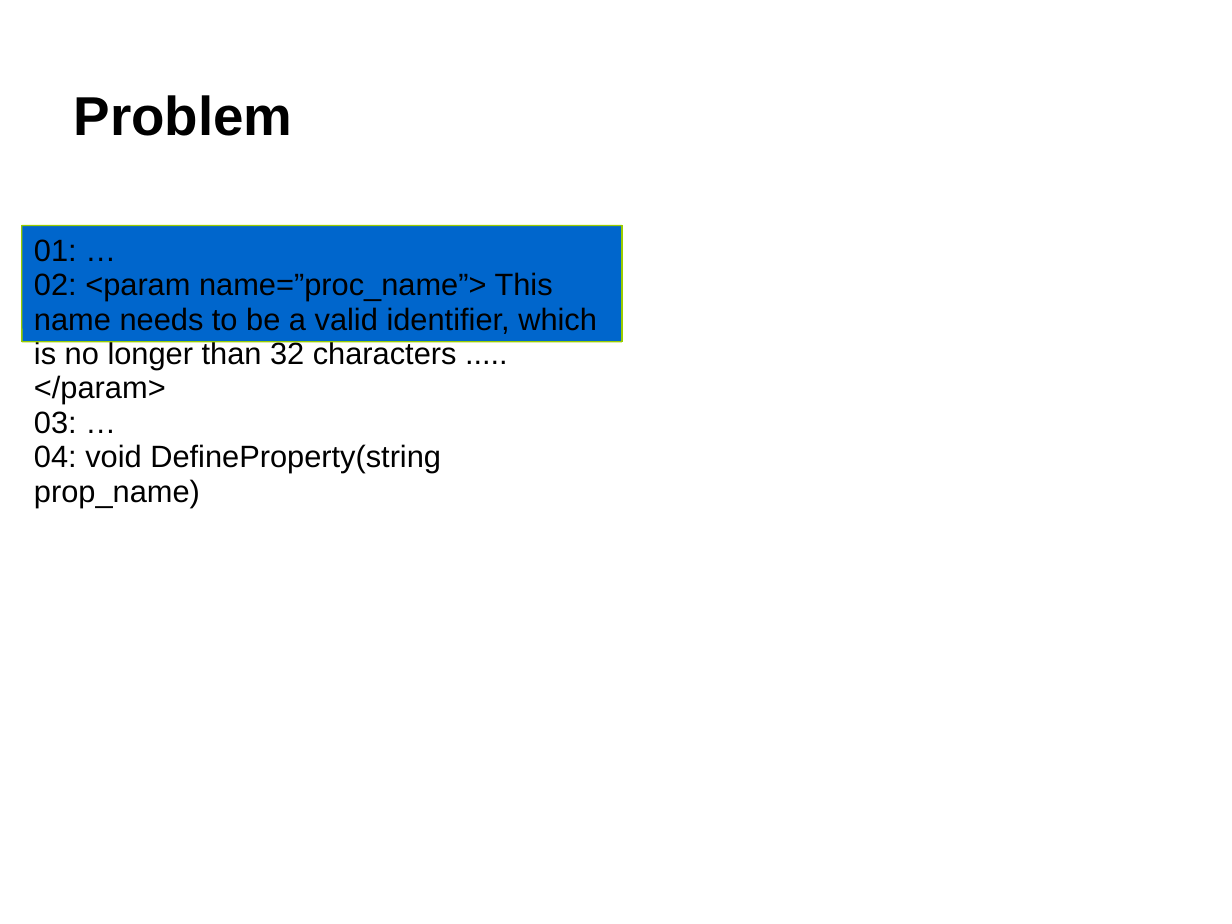
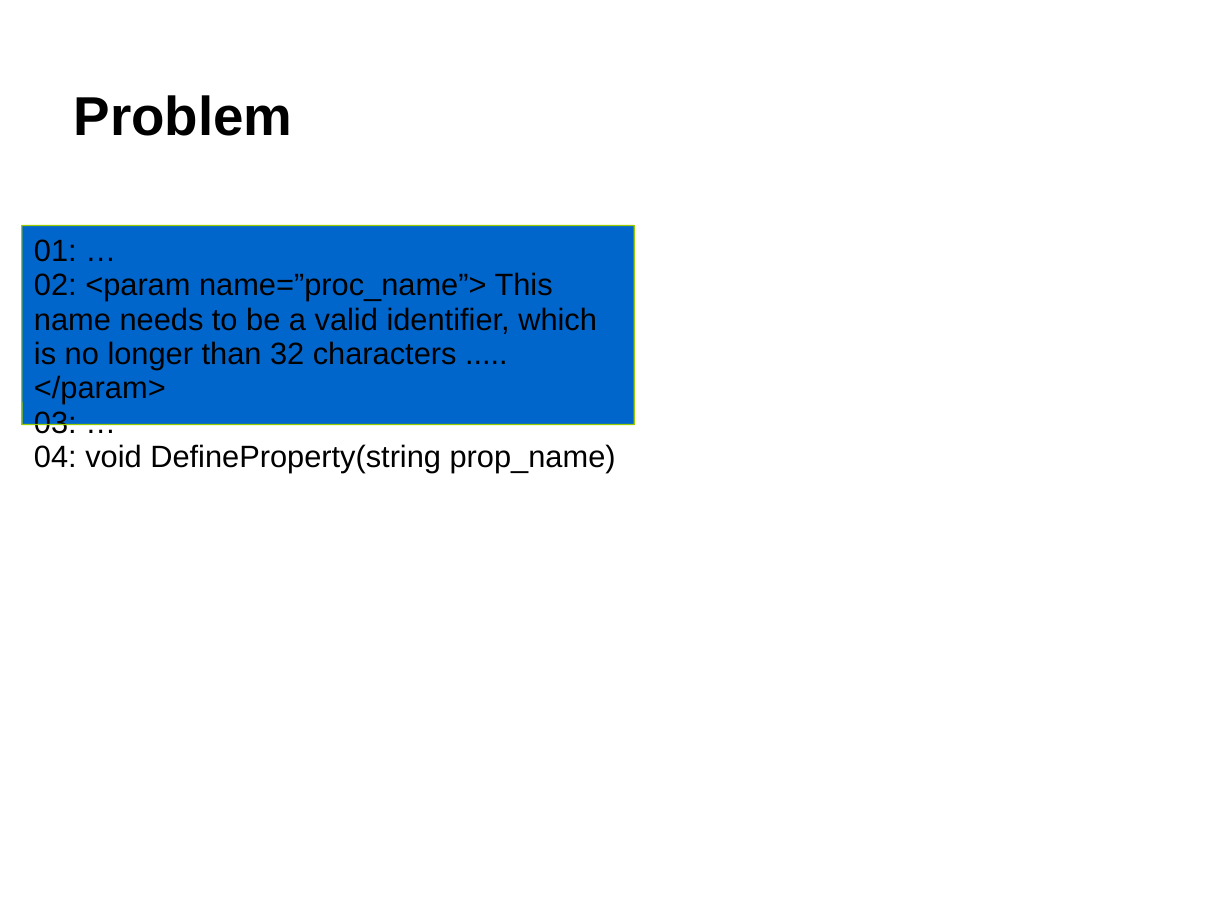
Before and after one commit to derekqian/CS669-Scholarship-Skills, a slide deck: slide 2 of P3-5-min-talk/summary.ppt. Drawn at 1232x924 pixels with LibreOffice and Linux fonts; fonts in the diff are those of the drawing; background and template pictures are left out. Boxes give left, top, right and bottom in pixels: in the first picture for what was removed or moved away, otherwise in the second. Text is boxed around its words. In the diff, an @@ line names an element or a change of style, - is before the commit and + after.

```diff
--- a/P3-5-min-talk/summary.ppt
+++ b/P3-5-min-talk/summary.ppt
@@ rectangle "01: …": place and size @@
-rectangle "01: …" at <box>22,225,622,341</box>
+rectangle "01: …" at <box>22,225,634,425</box>
@@ line moved from (22, 225) - (622, 225) to (22, 225) - (634, 225) @@
@@ line moved from (22, 225) - (22, 341) to (22, 225) - (22, 425) @@
@@ line moved from (622, 225) - (622, 341) to (634, 225) - (634, 425) @@
@@ line moved from (22, 341) - (622, 341) to (22, 425) - (634, 425) @@
```
Also in this commit, not shown: 8 other slides changed, 1 other file.
